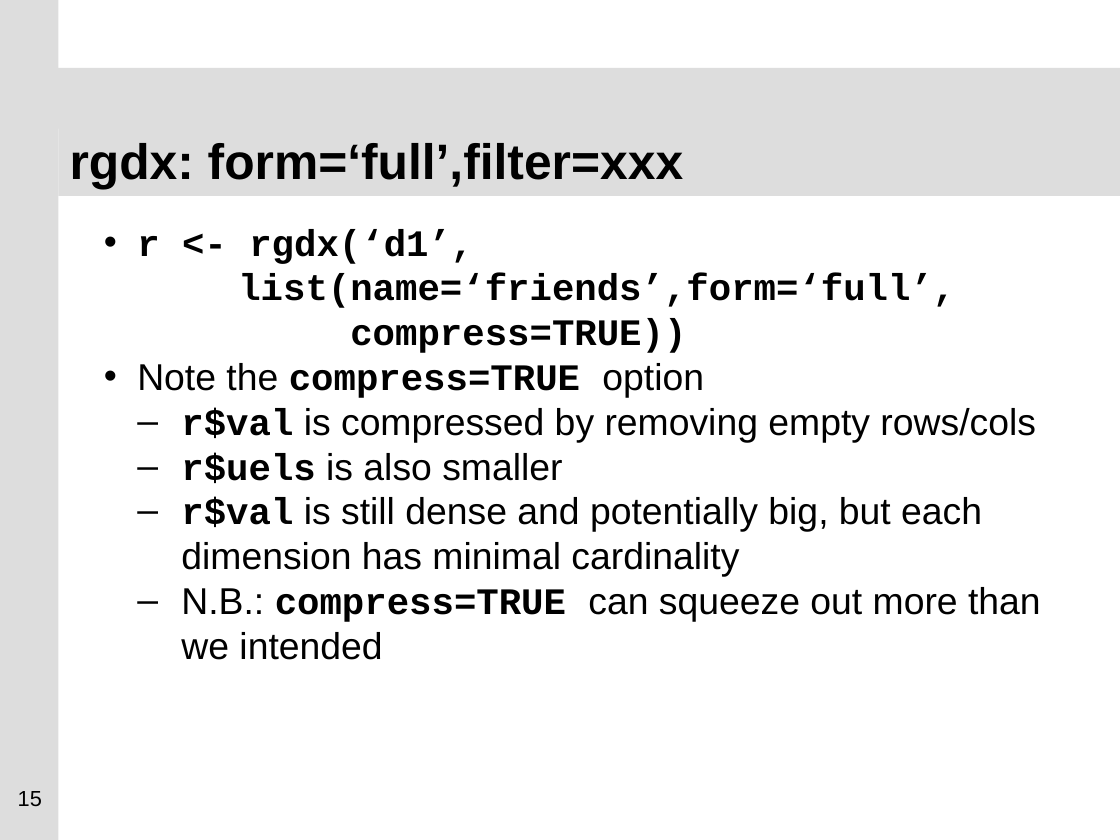
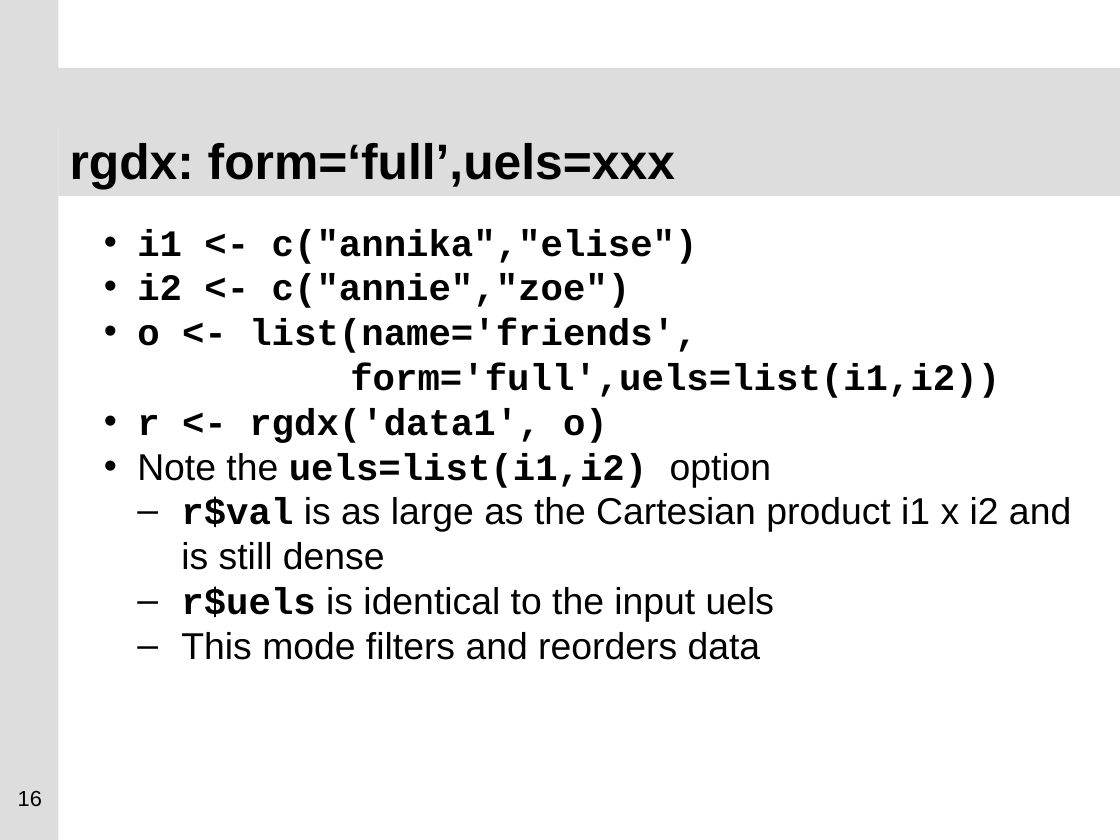
Before and after one commit to GAMS-dev/gdxrrw, a slide deck: slide 16 of sandbox/ISMP_Berlin_2012_GDXRRW.pptx (slide 15 before the commit). Drawn at 1120x840 pixels with LibreOffice and Linux fonts; fonts in the diff are those of the drawing; background and template pictures are left out. Boxes give left, top, right and bottom in pixels: in the first picture for what was removed or moved away, otherwise in the second. Text is boxed around its words. In the diff, an @@ line names an element or a change of style, - is before the commit and + after.

Commit message:
talk progress

```diff
--- a/sandbox/ISMP_Berlin_2012_GDXRRW.pptx
+++ b/sandbox/ISMP_Berlin_2012_GDXRRW.pptx
@@ title at (70,143,675,189): text changed @@
-rgdx: form=‘full’,filter=xxx
+rgdx: form=‘full’,uels=xxx
@@ text at (137,229,1071,660): text changed; font Arial to Courier New; bold on @@
-• r <- rgdx(‘d1’,
-list(name=‘friends’,form=‘full’,
-compress=TRUE))
-• Note the compress=TRUE option
-  – r$val is compressed by removing empty rows/cols
-  – r$uels is also smaller
-  – r$val is still dense and potentially big, but each dimension has minimal cardinality
-  – N.B.: compress=TRUE can squeeze out more than we intended
+• i1 <- c("annika","elise")
+• i2 <- c("annie","zoe")
+• o <- list(name='friends',
+form='full',uels=list(i1,i2))
+• r <- rgdx('data1', o)
+• Note the uels=list(i1,i2) option
+  – r$val is as large as the Cartesian product i1 x i2 and is still dense
+  – r$uels is identical to the input uels
+  – This mode filters and reorders data
@@ page number at (18,791,42,807): text changed @@
-15
+16
```
Also in this commit, not shown: 2 other slides changed, 5 slides added, 7 slides removed.
